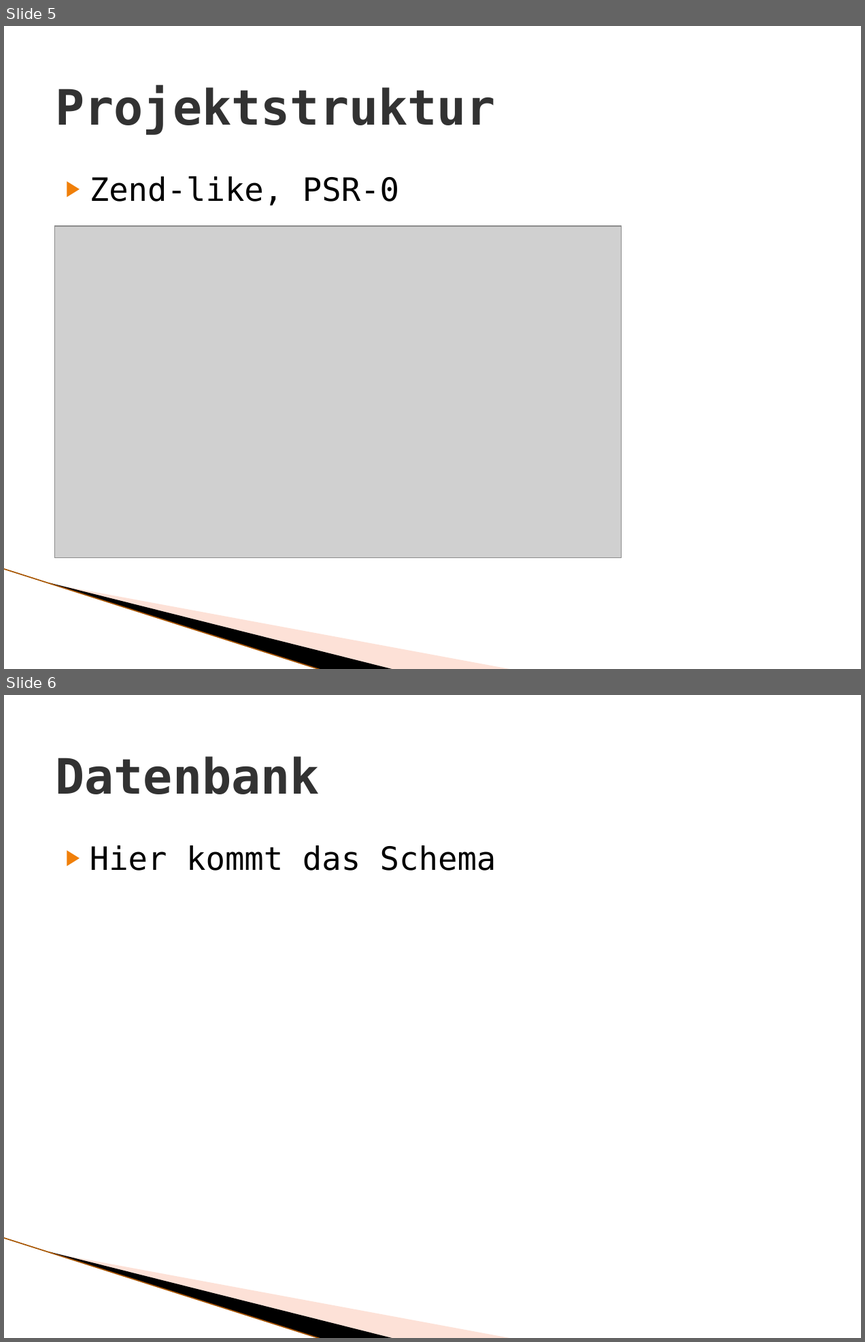
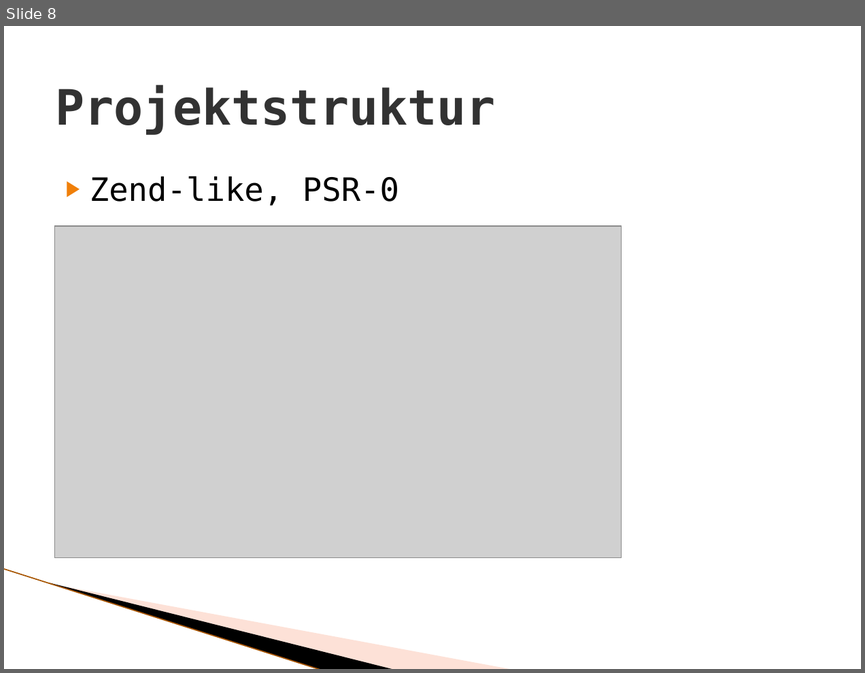
Before and after one commit to pvbergen/ch.bfh.bti7054.w2014.p.ShareShop, a slide deck: doc/sharely Präsentation.pptx. Shown one above the other, each under a label of ours: slides 5 and 6 before the commit, slide 8 after it. The pictures are 865x1342 and 865x673 pixels, drawn with LibreOffice and Linux fonts; fonts in the diff are those of the drawing; grey boxes stand for pictures; background and template pictures are left out. Boxes give left, top, right and bottom in pixels: in the first picture for what was removed or moved away, otherwise in the second. Text is boxed around its words. In the diff, an @@ line names an element or a change of style, - is before the commit and + after.

```diff
--- a/doc/sharely Präsentation.pptx
+++ b/doc/sharely Präsentation.pptx
@@ slide 6 removed at (x1=4, y1=695, x2=861, y2=1338), background #FFFFFF; not listed: 3 template elements that a slide beside it also shows @@
@@ title removed at (x1=55, y1=756, x2=320, y2=794) @@
-Datenbank
@@ text removed at (x1=90, y1=845, x2=496, y2=870) @@
-▶ Hier kommt das Schema
@@ what was slide 5 is now slide 8 @@
```
Also in this commit, not shown: 3 slides changed, 4 slides added, 2 other slides removed, 6 other files.
